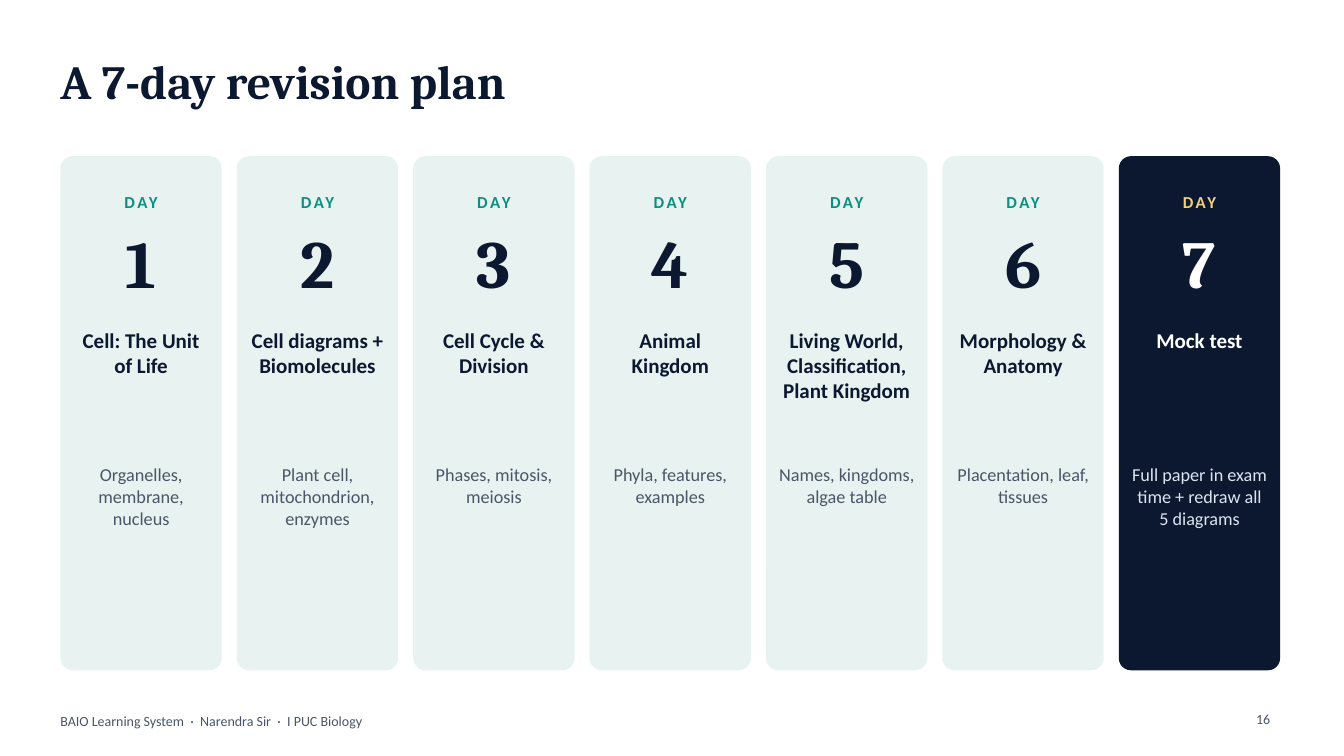
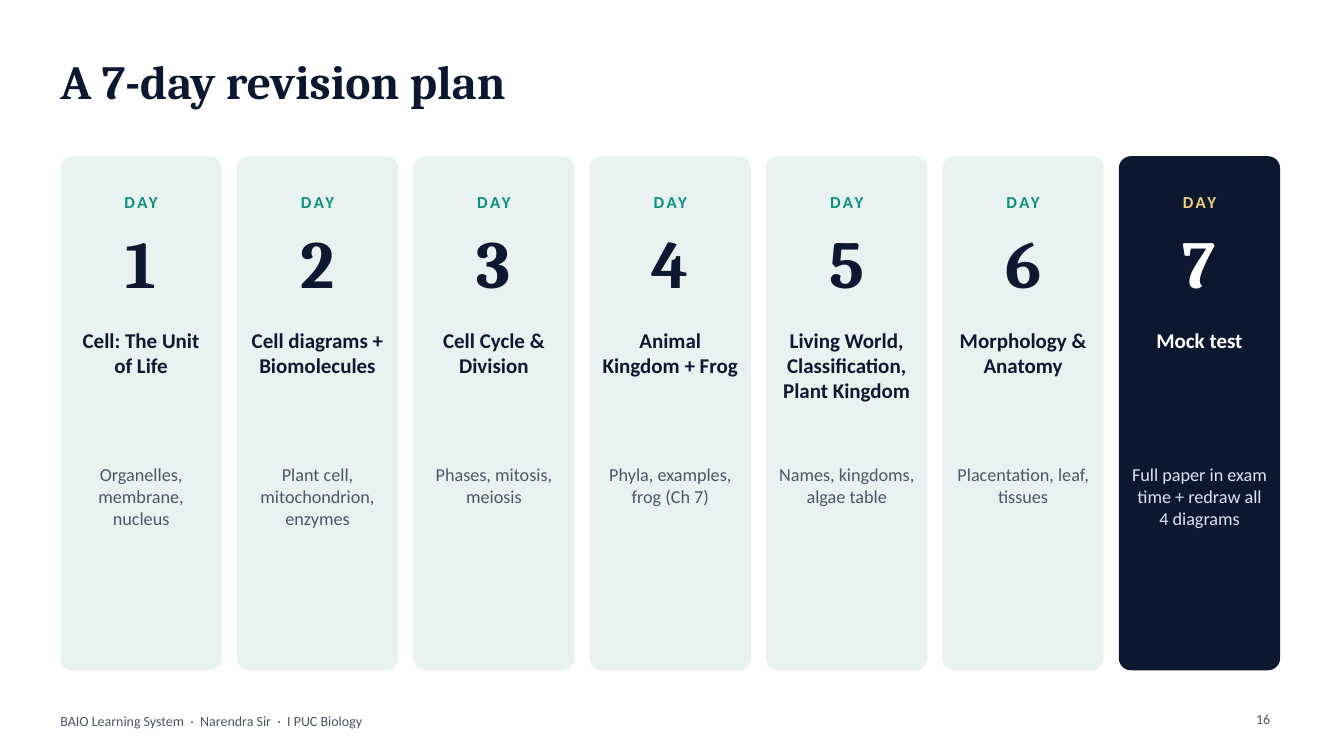
Before and after one commit to narendra-bio-sir/BAIO-Learning-System-By-Narendra-Sir, a slide deck: slide 16 of exam-corner/pu1-midterm-2026-topics-and-tips.pptx. Drawn at 1344x756 pixels with LibreOffice and Linux fonts; fonts in the diff are those of the drawing. Boxes give left, top, right and bottom in pixels: in the first picture for what was removed or moved away, otherwise in the second. Text is boxed around its words. In the diff, an @@ line names an element or a change of style, - is before the commit and + after.

```diff
--- a/exam-corner/pu1-midterm-2026-topics-and-tips.pptx
+++ b/exam-corner/pu1-midterm-2026-topics-and-tips.pptx
@@ text at (x1=603, y1=333, x2=738, y2=377): text changed @@
-Animal Kingdom
+Animal Kingdom + Frog
@@ text at (x1=609, y1=468, x2=732, y2=506): text changed @@
-Phyla, features, examples
+Phyla, examples, frog (Ch 7)
@@ text at (x1=1132, y1=468, x2=1267, y2=528): text changed @@
-Full paper in exam time + redraw all 5 diagrams
+Full paper in exam time + redraw all 4 diagrams
```
Also in this commit, not shown: 6 other slides changed, 2 other files.
